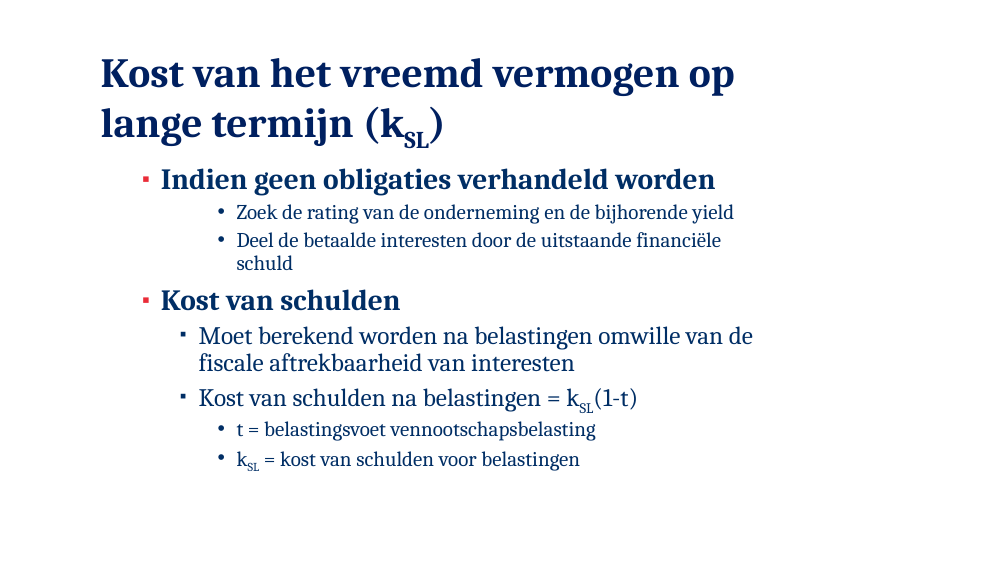
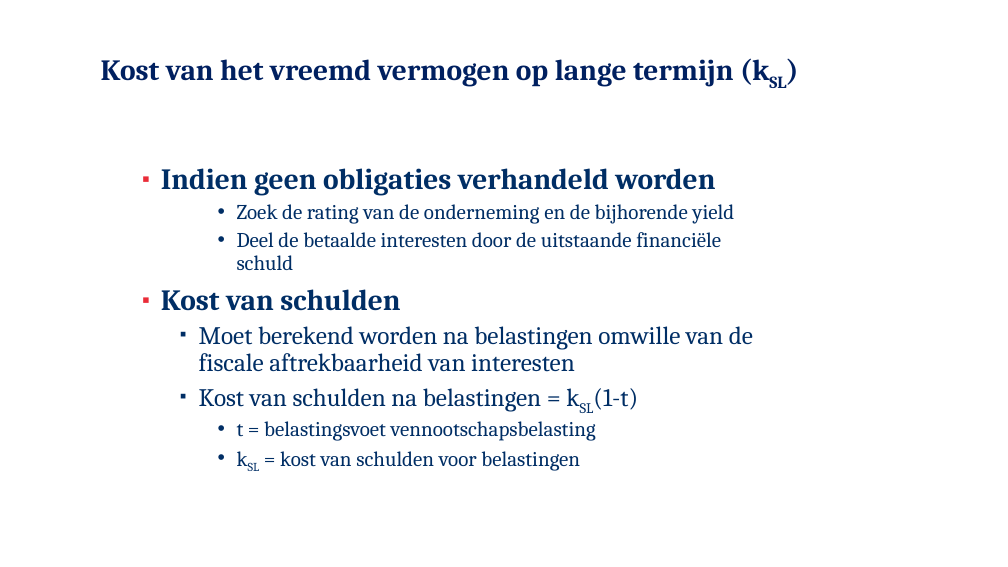
Before and after one commit to JasonLiu1229/University-Vault, a slide deck: slide 7 of School 2024-2025/FJ/Hoofdstuk 8 (2024 ).pptx. Drawn at 1008x567 pixels with LibreOffice and Linux fonts; fonts in the diff are those of the drawing; background and template pictures are left out. Boxes give left, top, right and bottom in pixels: in the first picture for what was removed or moved away, otherwise in the second. Text is boxed around its words. In the diff, an @@ line names an element or a change of style, - is before the commit and + after.

```diff
--- a/School 2024-2025/FJ/Hoofdstuk 8 (2024 ).pptx
+++ b/School 2024-2025/FJ/Hoofdstuk 8 (2024 ).pptx
@@ title "Kost van het vreemd vermogen ..." at [101, 59, 733, 87]: size 39.6 to 28 pt @@
```
Also in this commit, not shown: 12 other slides changed.
